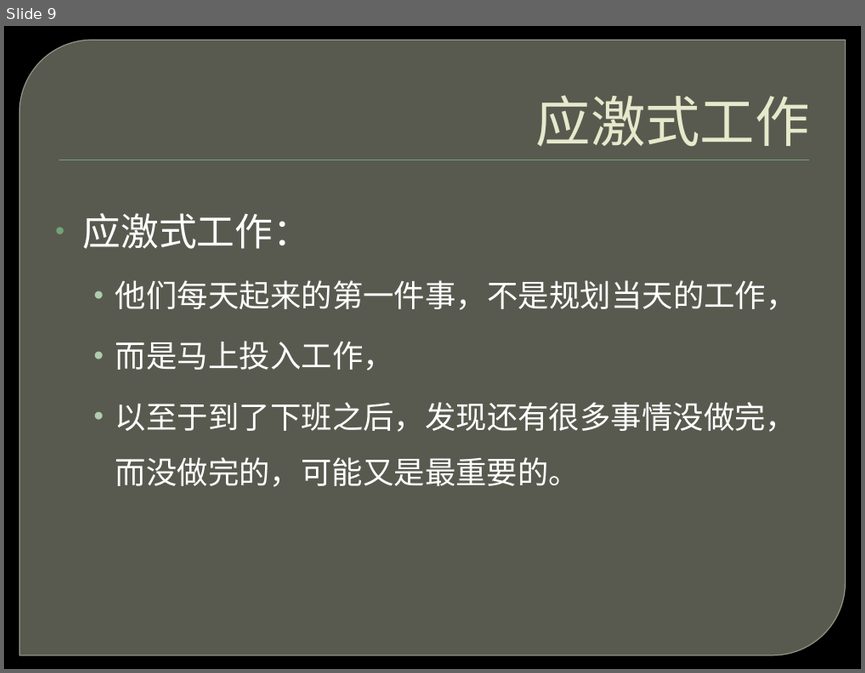
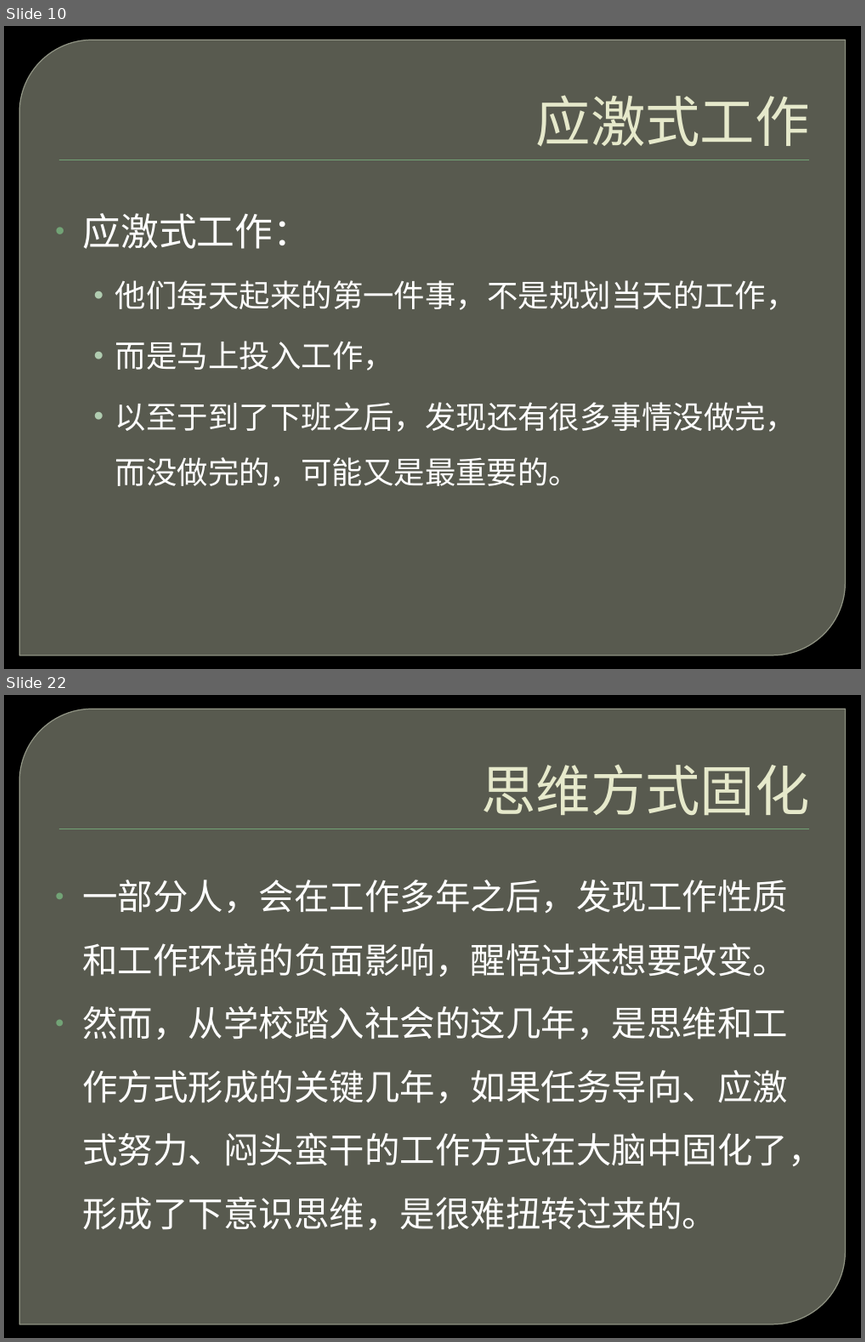
Before and after one commit to ghj1976/lecture, a slide deck: 工作方式/累死你的不是工作，而是工作方式.pptx. Shown one above the other, each under a label of ours: slide 9 before the commit, slides 10 and 22 after it; the slides between them are not shown. The pictures are 865x673 and 865x1342 pixels, drawn with LibreOffice and Linux fonts; fonts in the diff are those of the drawing; background and template pictures are left out. Boxes give left, top, right and bottom in pixels: in the first picture for what was removed or moved away, otherwise in the second. Text is boxed around its words. In the diff, an @@ line names an element or a change of style, - is before the commit and + after.

Commit message:
工作方式和纸飞机游戏ppt

```diff
--- a/工作方式/累死你的不是工作，而是工作方式.pptx
+++ b/工作方式/累死你的不是工作，而是工作方式.pptx
@@ slide 22 added at (4, 695, 861, 1338), background picture (left out); not listed: 2 template elements that a slide beside it also shows @@
@@ title added at (481, 764, 809, 815), 46 pt, text #E7EACB @@
+思维方式固化
@@ text added at (83, 879, 823, 1230), 29.6 pt, text #FFFFFF @@
+• 一部分人，会在工作多年之后，发现工作性质和工作环境的负面影响，醒悟过来想要改变。
+• 然而，从学校踏入社会的这几年，是思维和工作方式形成的关键几年，如果任务导向、应激式努力、闷头蛮干的工作方式在大脑中固化了，形成了下意识思维，是很难扭转过来的。
@@ what was slide 9 is now slide 10 @@
```
Also in this commit, not shown: 9 slides changed, 11 other slides added, 1 slide removed.
